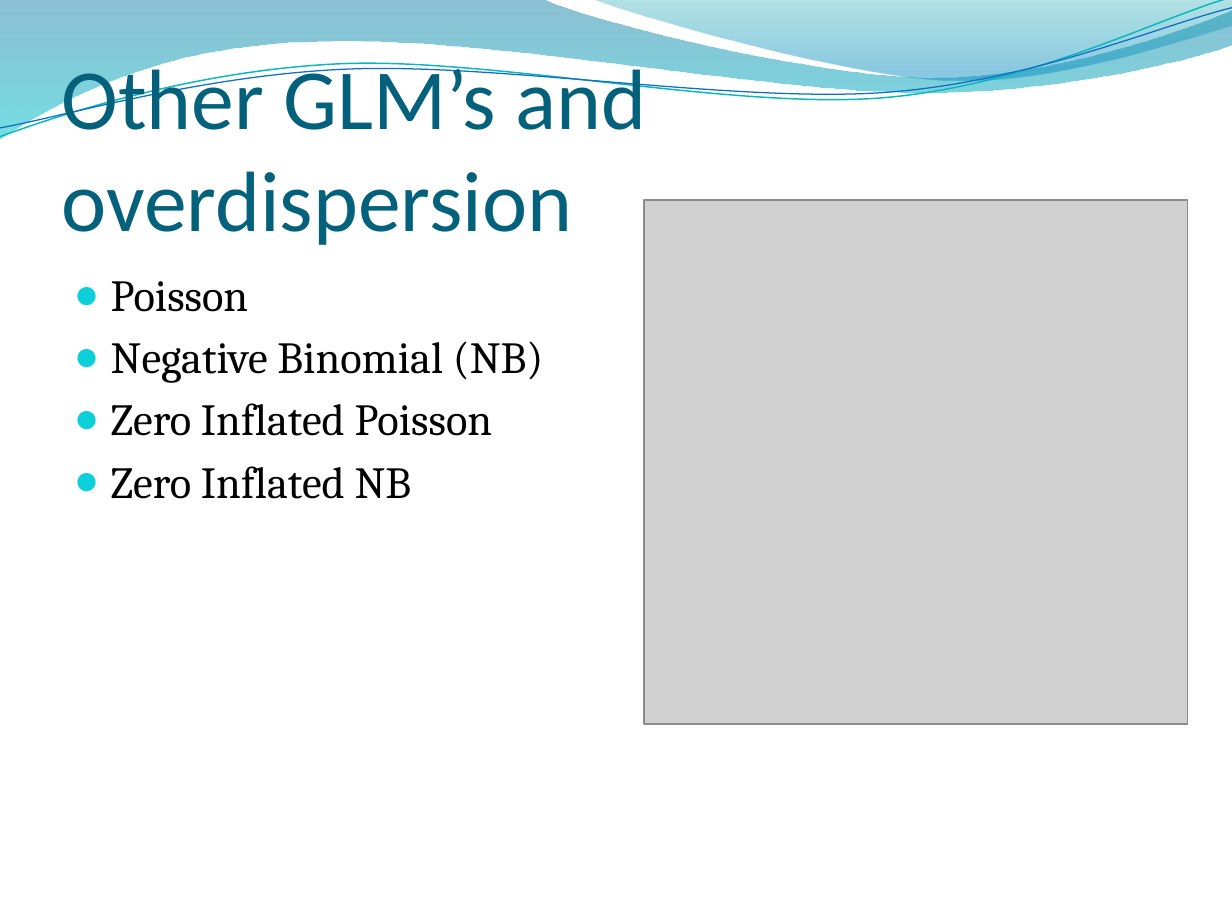
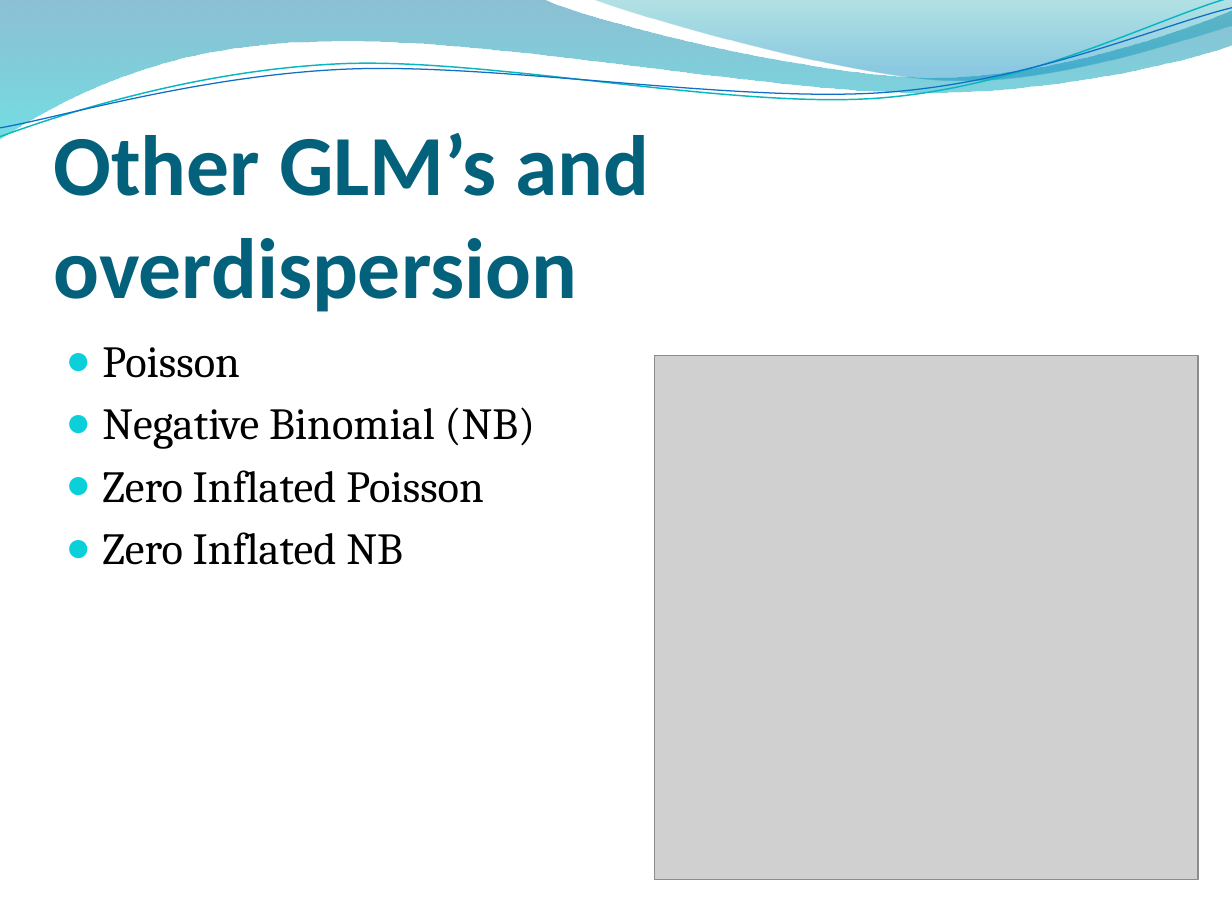
Before and after one commit to ricschuster/R_Workshop_Vienna_2018_02, a slide deck: slide 2 of ppts/Topic 9 Over-dispersion and zero-inflation.pptx. Drawn at 1232x924 pixels with LibreOffice and Linux fonts; fonts in the diff are those of the drawing; grey boxes stand for pictures; background and template pictures are left out. Boxes give left, top, right and bottom in pixels: in the first picture for what was removed or moved away, otherwise in the second. Text is boxed around its words. In the diff, an @@ line names an element or a change of style, - is before the commit and + after.

```diff
--- a/ppts/Topic 9 Over-dispersion and zero-inflation.pptx
+++ b/ppts/Topic 9 Over-dispersion and zero-inflation.pptx
@@ title "Other GLM’s and overdispersion": place and size @@
-title "Other GLM’s and overdispersion" at [62,58,646,245]
+title "Other GLM’s and overdispersion" at [53,133,649,312]
@@ title "Other GLM’s and overdispersion" at [53,133,649,312]: bold on @@
@@ text "Poisson": place and size @@
-text "Poisson" at [111,281,544,499]
+text "Poisson" at [102,347,536,565]
@@ picture: place and size @@
-picture at [644,200,1188,723]
+picture at [654,355,1198,878]
```
Also in this commit, not shown: 4 other slides changed, 4 other files.
